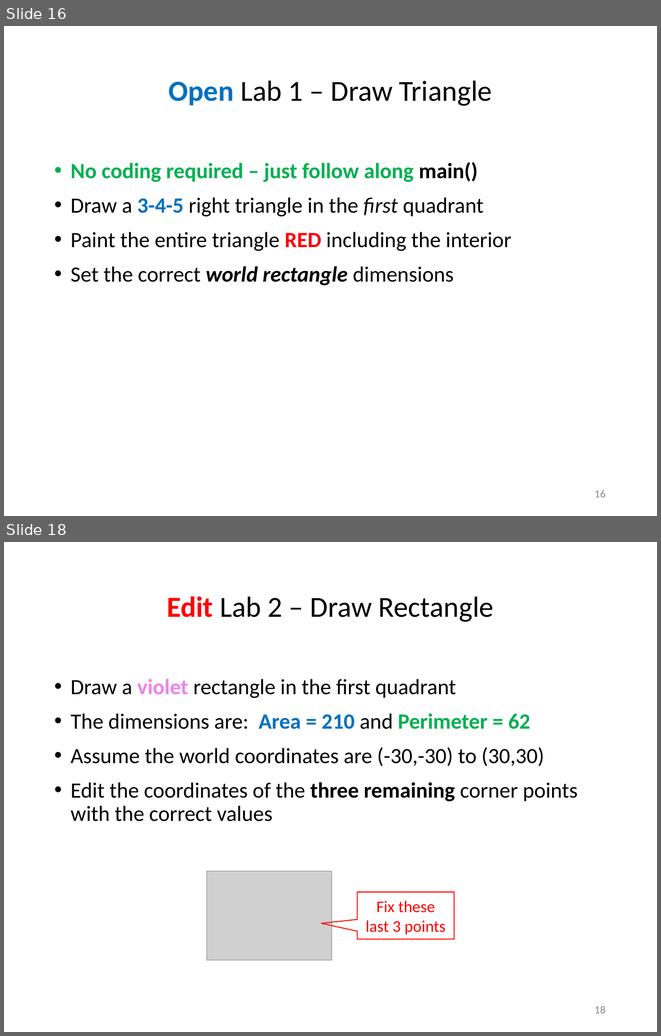
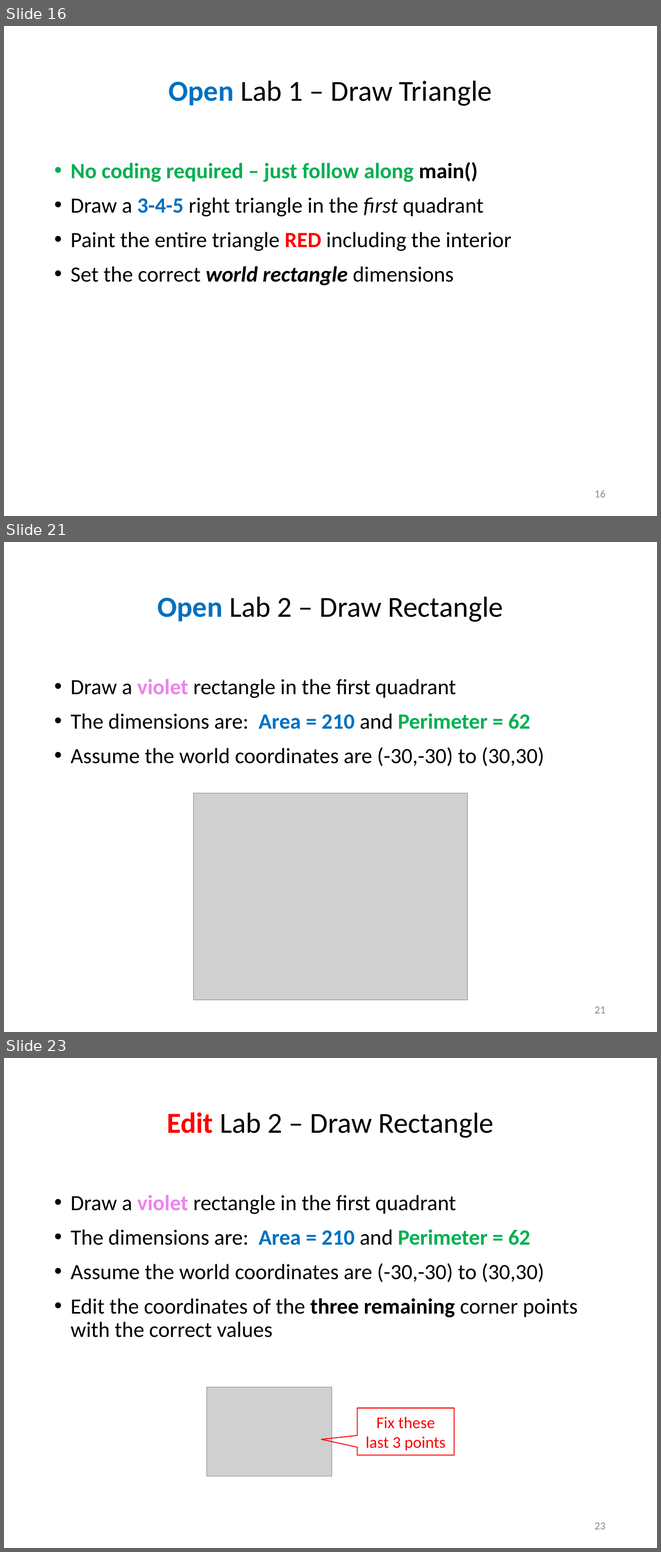
Before and after one commit to dbiersach/scicomp301-cpp-linux, a slide deck: session05/Session 05 - 2D Graphics, Polar Coordinates.pptx. Shown one above the other, each under a label of ours: slides 16 and 18 before the commit, slides 16, 21 and 23 after it; the slides between them are not shown. The pictures are 661x1036 and 661x1552 pixels, drawn with LibreOffice and Linux fonts; fonts in the diff are those of the drawing; grey boxes stand for pictures. Boxes give left, top, right and bottom in pixels: in the first picture for what was removed or moved away, otherwise in the second. Text is boxed around its words. In the diff, an @@ line names an element or a change of style, - is before the commit and + after.

```diff
--- a/session05/Session 05 - 2D Graphics, Polar Coordinates.pptx
+++ b/session05/Session 05 - 2D Graphics, Polar Coordinates.pptx
@@ slide 21 added at box(4, 542, 657, 1032), background #FFFFFF @@
@@ title added at box(157, 597, 503, 622), 32 pt, text #000000 @@
+Open Lab 2 – Draw Rectangle
@@ text added at box(71, 679, 544, 766), 24 pt, text #000000 @@
+• Draw a violet rectangle in the first quadrant
+• The dimensions are: Area = 210 and Perimeter = 62
+• Assume the world coordinates are (-30,-30) to (30,30)
@@ picture added at box(193, 793, 467, 999) @@
@@ page number added at box(594, 1006, 606, 1013), 12 pt, text #8C8C8C @@
+21
@@ what was slide 18 is now slide 23 @@
@@ page number at box(594, 1522, 606, 1529): text changed @@
-18
+23
```
Also in this commit, not shown: 9 slides changed, 6 other slides added, 1 other file.
